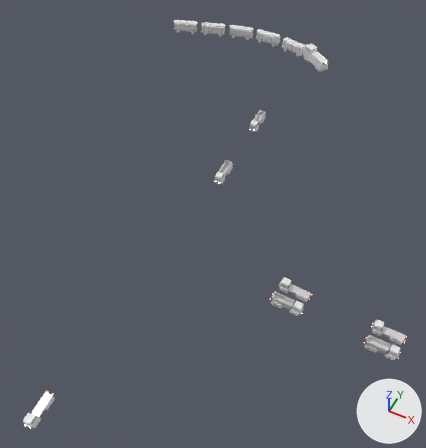
The FBX model Assets/Art/KayseriIsland/Models/Coal/Phase2/Vehicles_P2.fbx, before and after one commit.
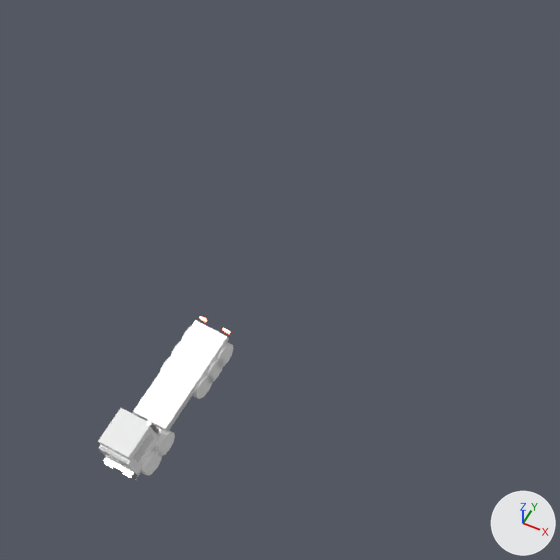
The first picture shows the older version from a 50 mm camera at (69.0, -103.0, 159.0) aimed at (6.0, 23.0, 1.0). The close-ups show the older and then the newer version on the part from 0% to 31% of the width and 71% to 100% of the height of that picture. Only the edits that show in the close-ups are written down. Every picture has the same lights, and +X, +Y and +Z are marked at lower right. Vertices at exactly the same position are counted once.

The first close-up shows 'truck_road_cargo2'.
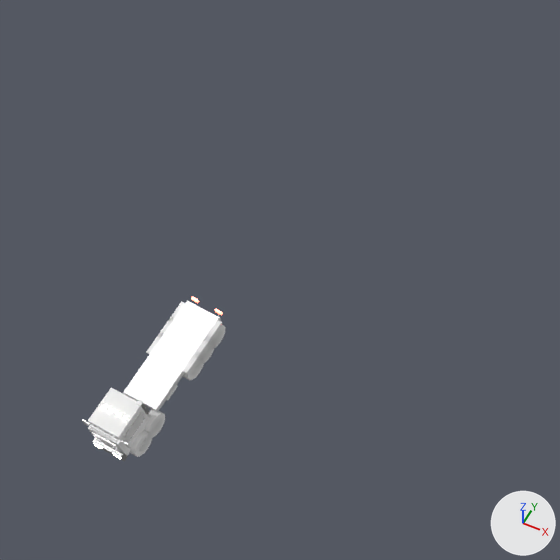
Diff of the bpy script that builds the scene:
```diff
--- a/Assets/Art/KayseriIsland/Models/Coal/Phase2/Vehicles_P2.fbx.py
+++ b/Assets/Art/KayseriIsland/Models/Coal/Phase2/Vehicles_P2.fbx.py
@@ mat_steel_lt @@
+mat_steel_lt = principled_material('steel_lt')
+mat_steel_lt.base_color = (0.8, 0.8, 0.8)  # white #e7e7e7
+mat_steel_lt.metallic = 0.45
@@ me_v_cargo2_001 @@
 # used by ob_truck_road_cargo2; location = (-3.0, -62.81, 6.45); rotation_euler = (0.0, 0.0895, -1.571), in degrees (0, 5.1, -90); scale = (0.76, 0.76, 0.76)
-me_v_cargo2_001.from_pydata(...)  # 352 vertices, 612 faces; spans x -6.99..6.51, y -1.92..1.92, z 0.0..4.9
+me_v_cargo2_001.from_pydata(...)  # 1124 vertices, 1944 faces; spans x -6.99..6.51, y -2.25..2.25, z 0.0..5.02
+# me_v_cargo2_001 part 1: a new loose piece, a box spanning x -3.35..-1.45, y 1.05..2.05, z 2.12..2.28, in mat_blue_lt (white #e7e7e7)
+# me_v_cargo2_001 part 2: a new loose piece, a 12-sided cylinder along y spanning x 2.25..3.55, y 1.15..1.95, z 0.4..1.7, in mat_steel_dk (white #e7e7e7)
+# me_v_cargo2_001 part 3: a new loose piece, a 12-sided cylinder along y spanning x -3.05..-1.75, y 1.15..1.95, z 0.4..1.7, in mat_steel_dk (white #e7e7e7)
+# me_v_cargo2_001 part 4: a new loose piece, a 12-sided cylinder along y spanning x -4.55..-3.25, y 1.15..1.95, z 0.4..1.7, in mat_steel_dk (white #e7e7e7)
+# me_v_cargo2_001 part 5: a new loose piece, a 12-sided cylinder along y spanning x -5.95..-4.65, y 1.15..1.95, z 0.4..1.7, in mat_steel_dk (white #e7e7e7)
+# me_v_cargo2_001 part 6: a new loose piece, a box spanning x -3.35..-1.45, y -2.05..-1.05, z 2.12..2.28, in mat_blue_lt (white #e7e7e7)
+# me_v_cargo2_001 part 7: a new loose piece, a box spanning x -4.85..-2.95, y 1.05..2.05, z 2.12..2.28, in mat_blue_lt (white #e7e7e7)
+# me_v_cargo2_001 part 8: 51 vertices moved from x -6.21..5.12, y -1.92..1.92, z 0.14..1.96 to x -6.32..5.06, y -1.92..1.92, z 0.1..2.0; 157 vertices removed from x -6.35..6.3, y -1.92..1.92, z 0.14..1.96; 409 vertices added at x -6.32..6.18, y -2.25..2.25, z 0.1..5.02
+# other edits to the shape of me_v_cargo2_001 do not show in these pictures
 me_v_cargo2_001.materials.append(mat_steel_dk)
@@ me_v_cargo2_001 @@
 me_v_cargo2_001.materials.append(mat_taillight)
+me_v_cargo2_001.materials.append(mat_steel_lt)  # white #e7e7e7
@@ ob_truck_road_cargo2 @@
 ob_truck_road_cargo2 = bpy.data.objects.new('truck_road_cargo2', me_v_cargo2_001)
-ob_truck_road_cargo2.location = (-3.0, -62.81, 6.45)
-ob_truck_road_cargo2.rotation_euler = (0.0, 0.0895, -1.571)  # degrees (0, 5.1, -90)
+ob_truck_road_cargo2.location = (-3.0, -62.81, 9.14)
+ob_truck_road_cargo2.rotation_euler = (0.0, 0.0698, -1.571)  # degrees (0, 4, -90)
 ob_truck_road_cargo2.scale = (0.76, 0.76, 0.76)
```

Changed parts and their boxes [x1, y1, x2, y2] in the close-ups (560 x 560 px):
'truck_road_cargo2', reshaped, moved, turned: before [98, 316, 233, 480]; after [82, 296, 225, 461]
part 1 of me_v_cargo2_001, added: after [183, 351, 200, 374]
part 2 of me_v_cargo2_001, added: after [152, 418, 162, 433]
part 3 of me_v_cargo2_001, added: after [191, 361, 202, 376]
part 4 of me_v_cargo2_001, added: after [202, 345, 212, 360]
part 5 of me_v_cargo2_001, added: after [212, 330, 223, 345]
part 6 of me_v_cargo2_001, added: after [146, 333, 163, 354]
part 7 of me_v_cargo2_001, added: after [194, 335, 212, 358]
part 8 of me_v_cargo2_001, reshaped: before [132, 326, 233, 480]; after [82, 301, 225, 457]
